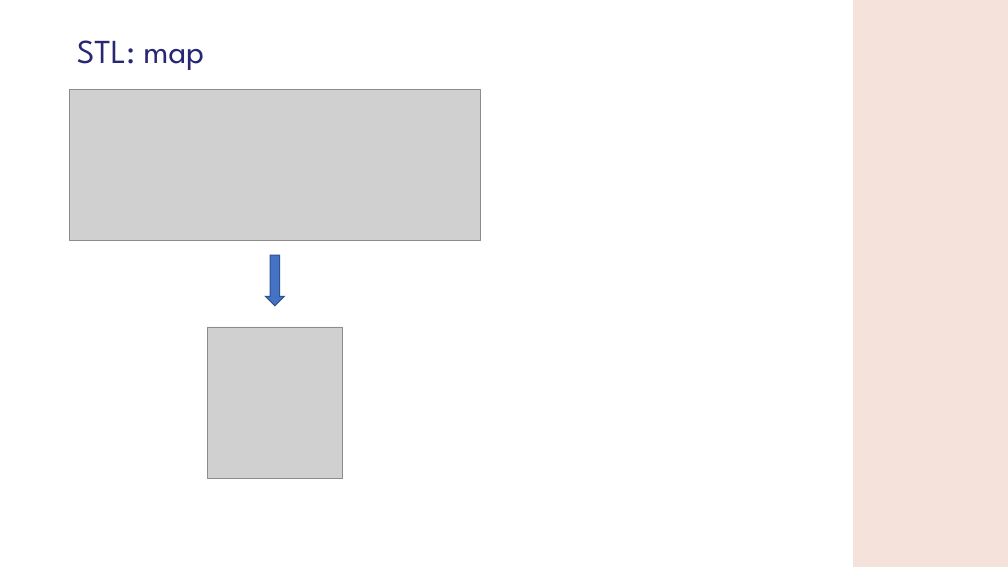
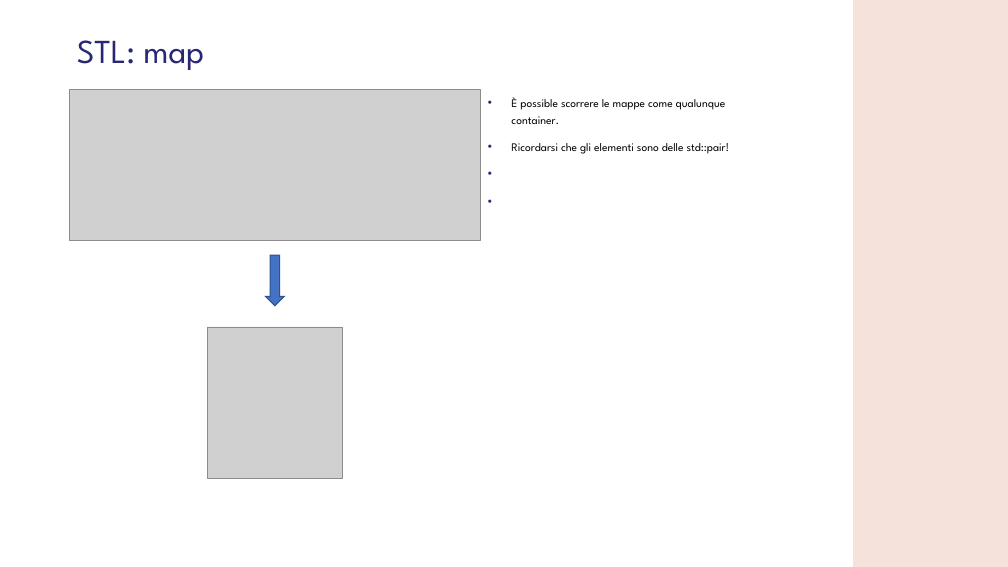
Before and after one commit to GMATZEU42/WS, a slide deck: slide 13 of WS04/WS_4.odp. Drawn at 1008x567 pixels with LibreOffice and Linux fonts; fonts in the diff are those of the drawing; grey boxes stand for pictures; background and template pictures are left out. Boxes give left, top, right and bottom in pixels: in the first picture for what was removed or moved away, otherwise in the second. Text is boxed around its words. In the diff, an @@ line names an element or a change of style, - is before the commit and + after.

```diff
--- a/WS04/WS_4.odp
+++ b/WS04/WS_4.odp
@@ text added at bbox=[511, 97, 730, 154], 11 pt, text #000000 @@
+• È possible scorrere le mappe come qualunque container.
+• Ricordarsi che gli elementi sono delle std::pair!
```
Also in this commit, not shown: 8 other slides changed, 1 other file.
